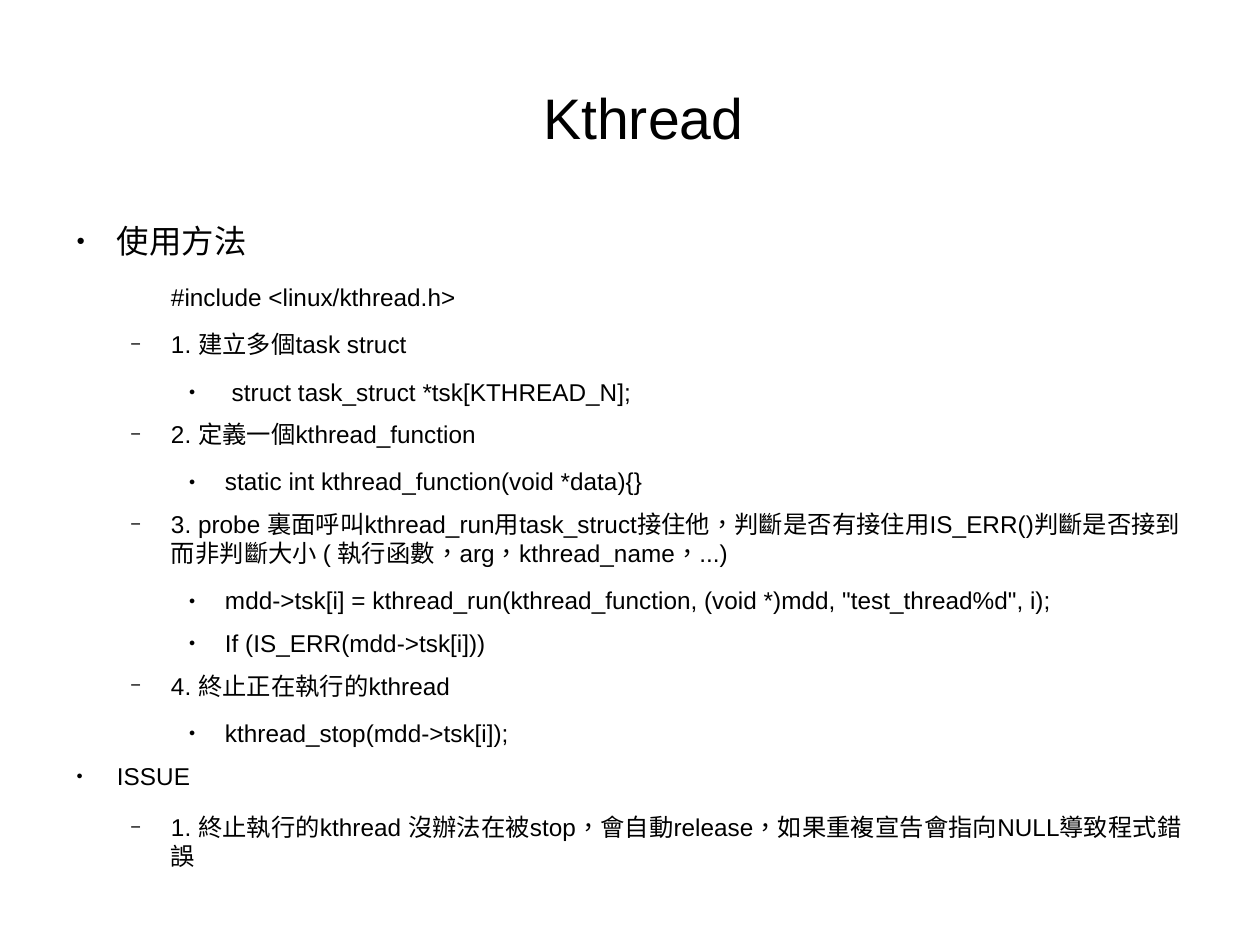
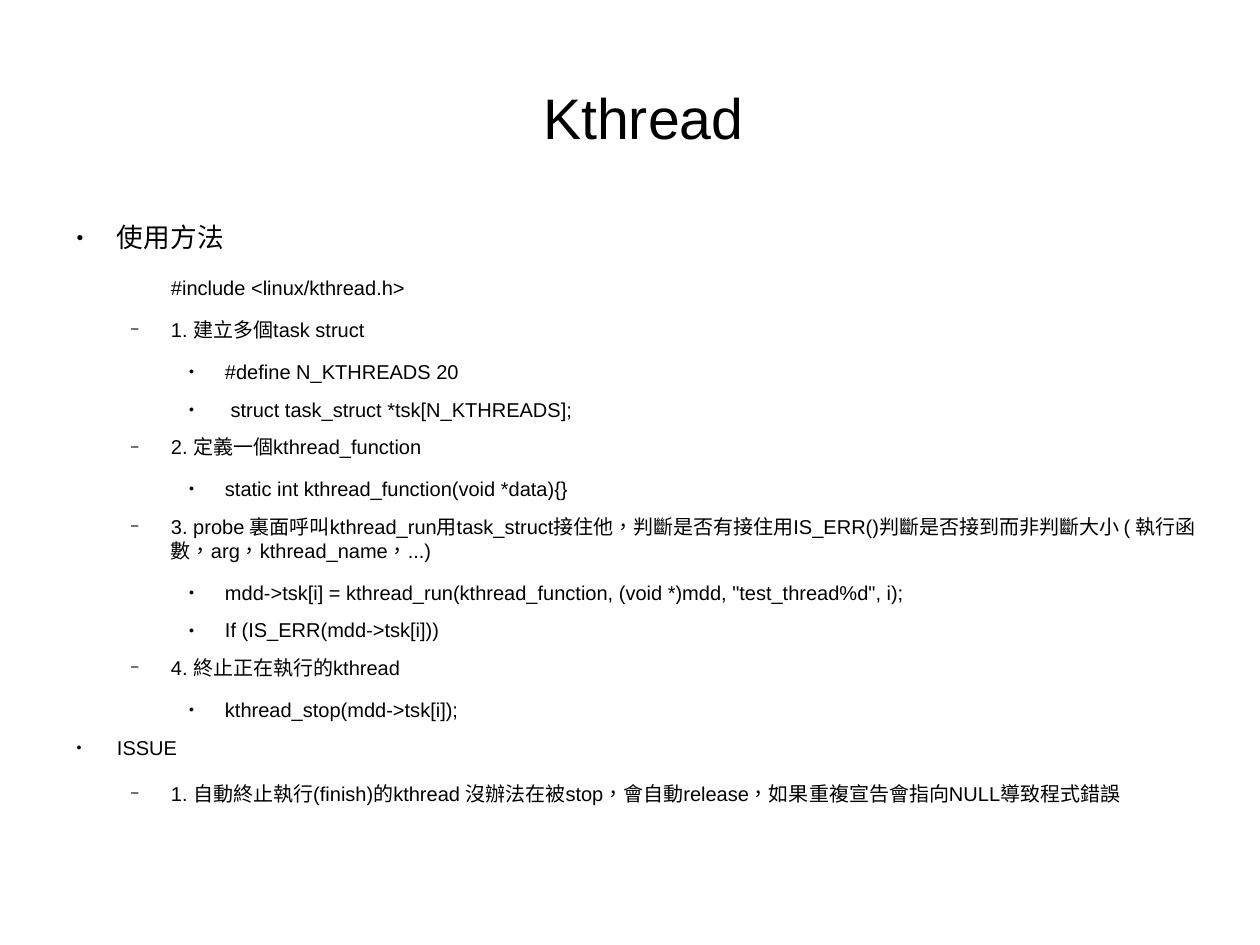
Before and after one commit to moumoon1203/linux_study, a slide deck: slide 39 of linux_study.odp (slide 27 before the commit). Drawn at 1260x945 pixels with LibreOffice and Linux fonts; fonts in the diff are those of the drawing. Boxes give left, top, right and bottom in pixels: in the first picture for what was removed or moved away, otherwise in the second. Text is boxed around its words. In the diff, an @@ line names an element or a change of style, - is before the commit and + after.

```diff
--- a/linux_study.odp
+++ b/linux_study.odp
@@ text at [117, 224, 1196, 756]: size 20.4 to 16.8 pt in "使用方法"; size 15.3 to 12.6 pt in "#include <linux/kthread.h>", "1. 建立多個task struct", "2. 定義一個kthread_function", "static int kthread_function(void *data){}" and 6 more places @@
@@ text at [225, 364, 572, 421]: text changed; size 15.3 to 12.6 pt @@
-    ● struct task_struct *tsk[KTHREAD_N];
+    ● #define N_KTHREADS 20
+    ● struct task_struct *tsk[N_KTHREADS];
@@ text at [171, 784, 1121, 805]: text changed; size 15.3 to 12.6 pt @@
-  − 1. 終止執行的kthread 沒辦法在被stop，會自動release，如果重複宣告會指向NULL導致程式錯誤
+  − 1. 自動終止執行(finish)的kthread 沒辦法在被stop，會自動release，如果重複宣告會指向NULL導致程式錯誤
```
Also in this commit, not shown: 5 other slides changed, 26 slides added, 3 other files.
